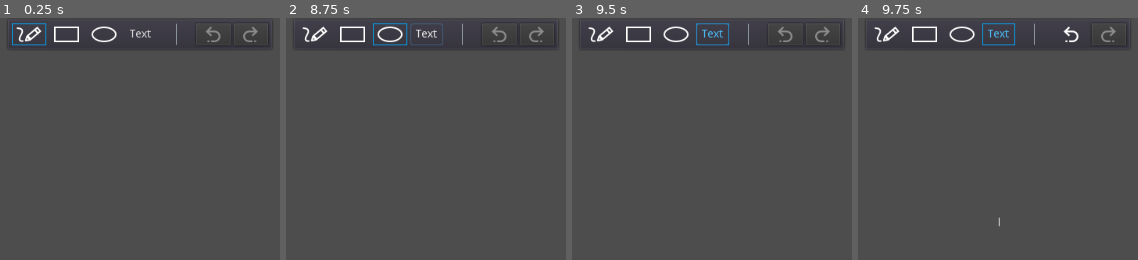
Above: before the commit, frames 1-4 (left to right).
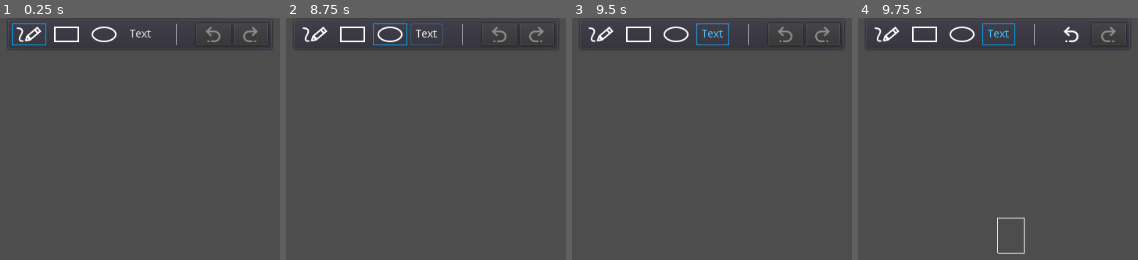
Above: after the commit, the same moments.

Repository: gilzoide/draw-over
Game: Godot game, scene res://main.tscn
The game is run twice, just before and just after one commit, with the same random seed, the same clock (stepped at 60 frames per second) and the same inputs.
Inputs (mouse positions are in pixels of both pictures, inside the frame that each line leads up to):
- Up to frame 1 (0.25 s): no input
- Up to frame 2 (8.75 s): click (314, 34) at 0.5 s; click (353, 34) at 1.25 s; click (389, 34) at 2 s; click "Text" at 2.75 s; click (314, 34) at 3.5 s; click (353, 34) at 4.25 s; click (389, 34) at 5 s; click "Text" at 5.75 s; click (314, 34) at 6.5 s; click (353, 34) at 7.25 s; click (389, 34) at 8 s
- Up to frame 3 (9.5 s): click "Text" at 8.75 s
- Up to frame 4 (9.75 s): tap Enter at 9.5 s; drag from (998, 252) to (1079, 148) at 9.52 s

Frames 1-3 are identical in both runs. In frame 4, 0.3% of the frame differs, in the area x 49-60%, y 82-98%.

Commit message:
Update DrawItemText to use a TextEdit node for advanced edition capabilities

Diff:
--- a/src/drawing/draw_item.gd
+++ b/src/drawing/draw_item.gd
@@ -22,7 +22,7 @@
 
 
 func _ready() -> void:
-	mouse_filter = Control.MOUSE_FILTER_PASS
+	mouse_filter = Control.MOUSE_FILTER_IGNORE
 
 
 func set_color(value: Color) -> void:
@@ -48,6 +48,10 @@
 	update()
 
 
+func stop() -> void:
+	pass
+
+
 func set_brush(brush: Brush) -> void:
 	color = brush.color
 	line_width = brush.line_width
--- a/src/drawing/draw_item_text.gd
+++ b/src/drawing/draw_item_text.gd
@@ -7,79 +7,46 @@
 # file, You can obtain one at https://mozilla.org/MPL/2.0/.
 extends "res://drawing/draw_item.gd"
 
-var lines: PoolStringArray
-
-var _font: Font
-var _ascent: float
-var _line_height: float
-var _previous_focused: Control
-
-
-func _ready() -> void:
-	lines.append("")
-	_refresh_font()
-	_previous_focused = get_focus_owner()
-	focus_mode = Control.FOCUS_ALL
-	grab_focus()
-
-
-func _notification(what: int) -> void:
-	if what == NOTIFICATION_THEME_CHANGED:
-		_refresh_font()
+var _text_edit: TextEdit
 
 
 func _draw() -> void:
-	var position = Vector2(0, _ascent)
-	for line in lines:
-		draw_string(_font, position, line, color)
-		position.y += _line_height
-	if has_focus():
-		var last_line_size = _font.get_string_size(_get_last_line())
-		var caret_origin = Vector2(last_line_size.x + 2, position.y - _line_height)
-		var caret_end = caret_origin - Vector2(0, _ascent)
-		draw_line(caret_origin, caret_end, color)
+	if not _text_edit:
+		draw_rect(Rect2(Vector2.ZERO, rect_size), Color.white, false)
 
 
-func _gui_input(event: InputEvent) -> void:
-	if event.is_action_pressed("ui_cancel") or event is InputEventMouseButton:
-		_return_focus()
-	elif event is InputEventKey and event.is_pressed():
-		if event.scancode == KEY_BACKSPACE:
-			var last_line = _get_last_line()
-			var size = last_line.length()
-			if size > 0:
-				_update_last_line(last_line.left(size - 1))
-				update()
-			elif lines.size() > 1:
-				lines.remove(lines.size() - 1)
-				update()
-		elif event.scancode == KEY_ENTER or event.scancode == KEY_KP_ENTER:
-			lines.append("")
-			update()
-		else:
-			var c = char(event.unicode)
-			if not c.empty():
-				_update_last_line(_get_last_line() + c)
-				update()
+func stop() -> void:
+	.stop()
+	if _text_edit:
+		return
+	_text_edit = TextEdit.new()
+	_text_edit.context_menu_enabled = false
+	_text_edit.add_color_override("font_color", color)
+	_text_edit.add_color_override("font_color_readonly", color)
+	var _err = _text_edit.connect("focus_entered", self, "_on_text_edit_focus_entered")
+	_err = _text_edit.connect("focus_exited", self, "_on_text_edit_focus_exited")
+	add_child(_text_edit)
+	_text_edit.grab_focus()
+	update()
 
 
-func _refresh_font() -> void:
-	_font = get_font("font", "Label")
-	_ascent = _font.get_ascent()
-	_line_height = _font.get_height()
+func _on_text_edit_focus_entered() -> void:
+	# give TextEdit the whole available rect while editing
+	_text_edit.rect_size = get_parent_control().rect_size - rect_position
 
 
-func _get_last_line() -> String:
-	return lines[lines.size() - 1]
+func _on_text_edit_focus_exited() -> void:
+	# shrink TextEdit to the text size
+	_text_edit.rect_size = _measure_text_edit_size(_text_edit)
+	_text_edit.deselect()
 
 
-func _update_last_line(value: String) -> void:
-	lines[lines.size() - 1] = value
-
-
-func _return_focus() -> void:
-	if _previous_focused:
-		_previous_focused.grab_focus()
-	else:
-		release_focus()
-	focus_mode = Control.FOCUS_NONE
+static func _measure_text_edit_size(text_edit: TextEdit) -> Vector2:
+	var font = text_edit.get_font("font")
+	var line_height = font.get_height()
+	var size = Vector2.ZERO
+	for i in text_edit.get_line_count():
+		var line = text_edit.get_line(i)
+		size.x = max(size.x, font.get_string_size(line).x)
+		size.y += line_height
+	return size + Vector2(line_height, line_height)
--- /dev/null
+++ b/src/drawing/draw_items_theme.tres
@@ -0,0 +1,9 @@
+[gd_resource type="Theme" load_steps=2 format=2]
+
+[sub_resource type="StyleBoxEmpty" id=1]
+
+[resource]
+TextEdit/styles/completion = SubResource( 1 )
+TextEdit/styles/focus = SubResource( 1 )
+TextEdit/styles/normal = SubResource( 1 )
+TextEdit/styles/read_only = SubResource( 1 )
--- a/src/main.gd
+++ b/src/main.gd
@@ -93,6 +93,11 @@
 			_update_last_item(event.position)
 
 
+func _unhandled_input(event: InputEvent) -> void:
+	if event.is_action_pressed("ui_cancel"):
+		grab_focus()
+
+
 func _set_mode(mode: int) -> void:
 	_toolbar.visible = mode == Mode.BOARD or mode == Mode.TRANSPARENT
 	var transparent = mode == Mode.TRANSPARENT or mode == Mode.PRESENTATION
@@ -120,6 +125,11 @@
 
 
 func _stop_item() -> void:
+	if _dragging:
+		var child_count = _draw_items_container.get_child_count()
+		if child_count > 0:
+			var item = _draw_items_container.get_child(child_count - 1)
+			item.stop()
 	_dragging = false
 	Input.set_use_accumulated_input(true)
 
--- a/src/main.tscn
+++ b/src/main.tscn
@@ -12,6 +12,7 @@
 [ext_resource path="res://main_settings.tres" type="Resource" id=10]
 [ext_resource path="res://textures/UndoToolIcon.svg" type="Texture" id=11]
 [ext_resource path="res://textures/RedoToolIcon.svg" type="Texture" id=12]
+[ext_resource path="res://drawing/draw_items_theme.tres" type="Theme" id=13]
 
 [node name="Main" type="Control"]
 anchor_right = 1.0
@@ -26,7 +27,10 @@
 }
 
 [node name="DrawItemsContainer" type="Control" parent="."]
+anchor_right = 1.0
+anchor_bottom = 1.0
 mouse_filter = 2
+theme = ExtResource( 13 )
 __meta__ = {
 "_edit_use_anchors_": false
 }
Not shown: 1 places in src/main.tscn that only renumber resources
